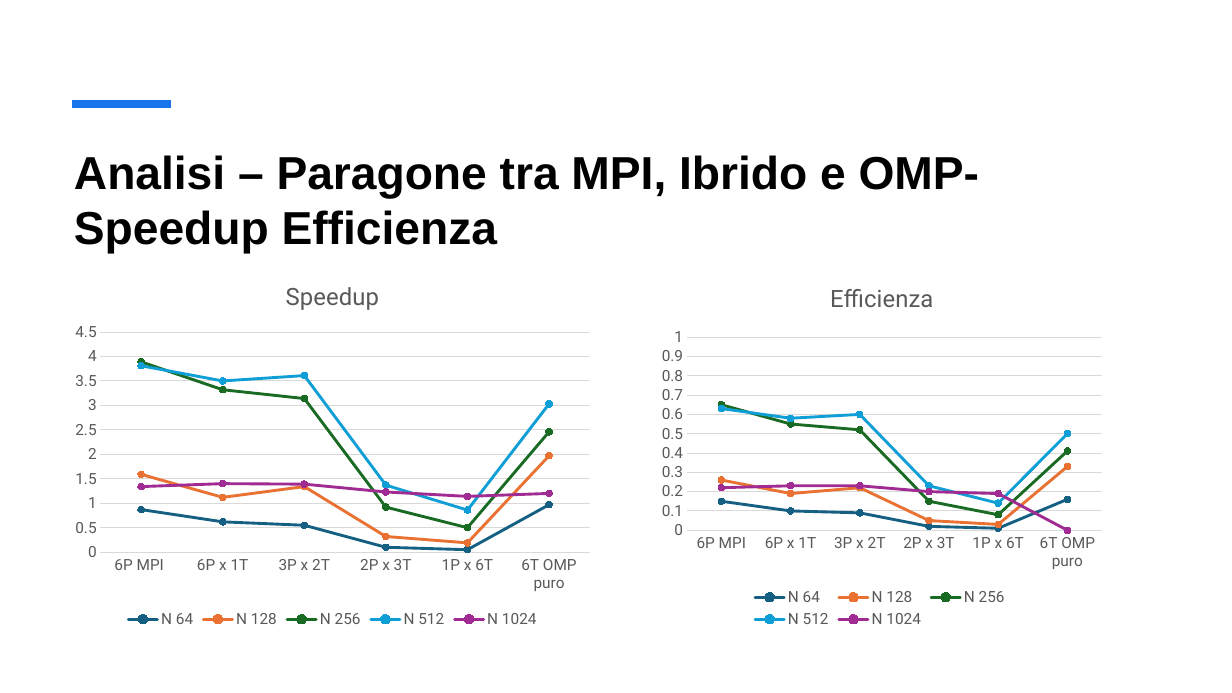
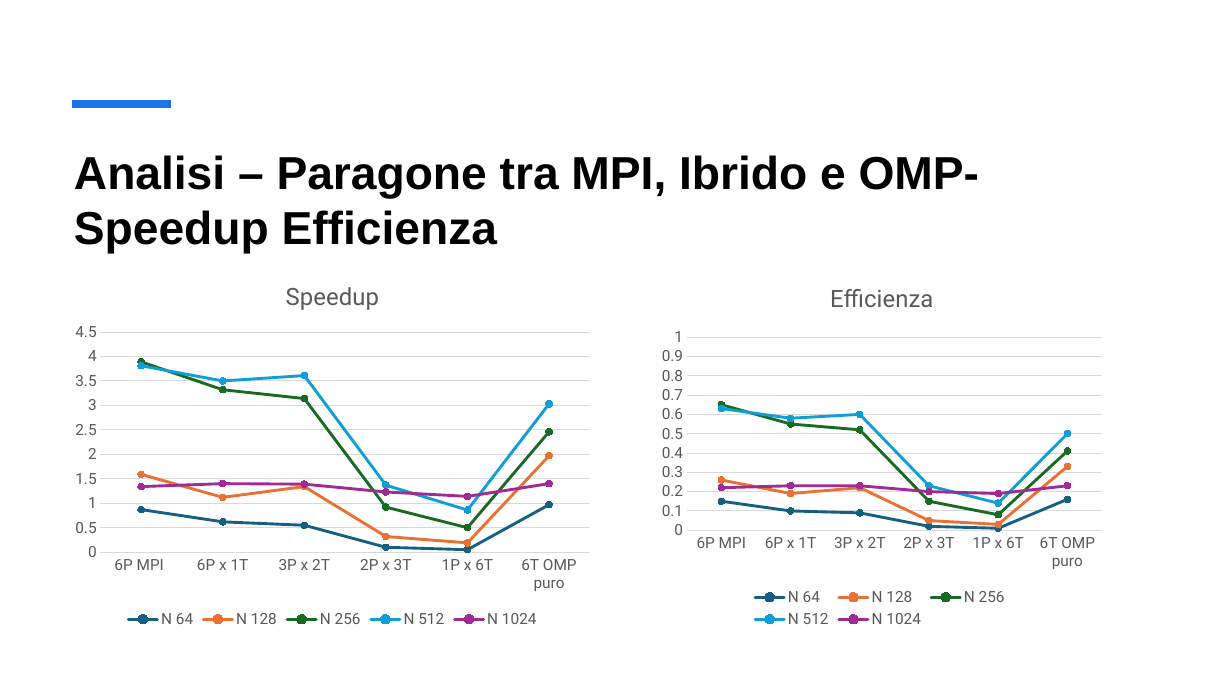
Before and after one commit to Gasspire/appunti-universita, a slide deck: slide 27 of Secondo Semestre/principi_prog_parallela/Codici/Progetto/Simulazione della Diffusione del Calore 2D.pptx. Drawn at 1232x693 pixels with LibreOffice and Linux fonts; fonts in the diff are those of the drawing. Boxes give left, top, right and bottom in pixels: in the first picture for what was removed or moved away, otherwise in the second. Text is boxed around its words. In the diff, an @@ line names an element or a change of style, - is before the commit and + after.

```diff
--- a/Secondo Semestre/principi_prog_parallela/Codici/Progetto/Simulazione della Diffusione del Calore 2D.pptx
+++ b/Secondo Semestre/principi_prog_parallela/Codici/Progetto/Simulazione della Diffusione del Calore 2D.pptx
@@ line chart at bbox=[65, 266, 601, 632] @@
@@ N 1024, 6T OMP puro: 1.2 to 1.4 @@
@@ line chart at bbox=[653, 266, 1111, 632] @@
@@ N 1024, 6T OMP puro: 0 to 0.23 @@
```
Also in this commit, not shown: 2 other files.
